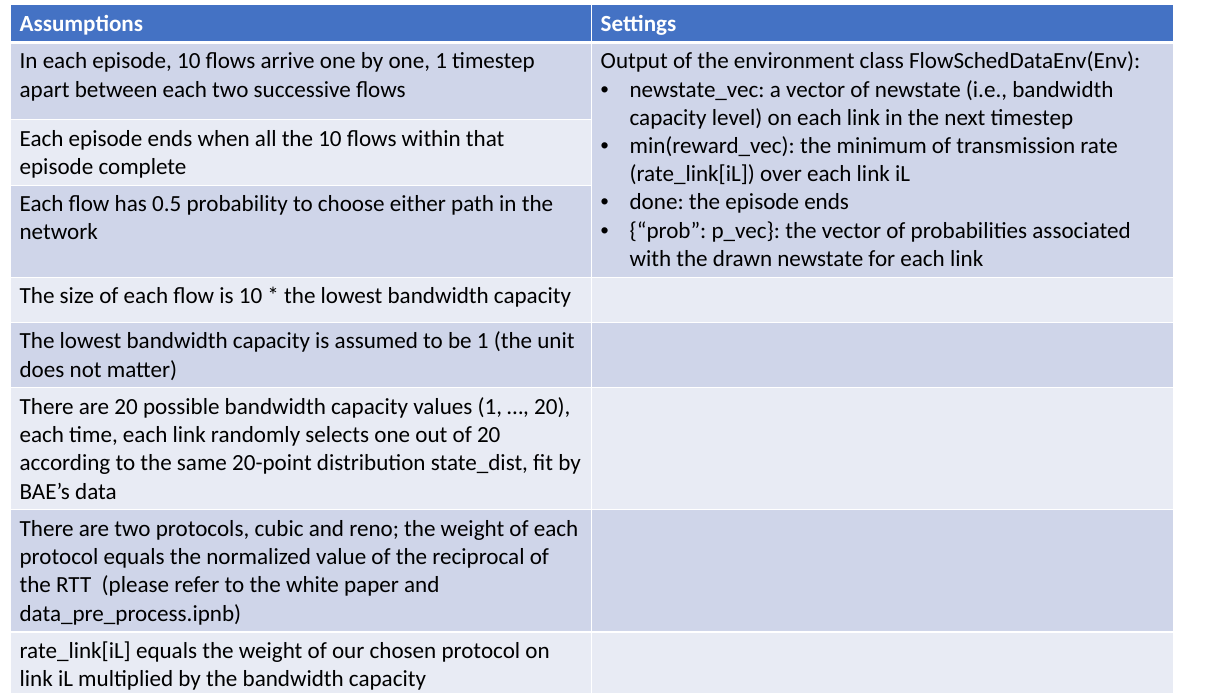
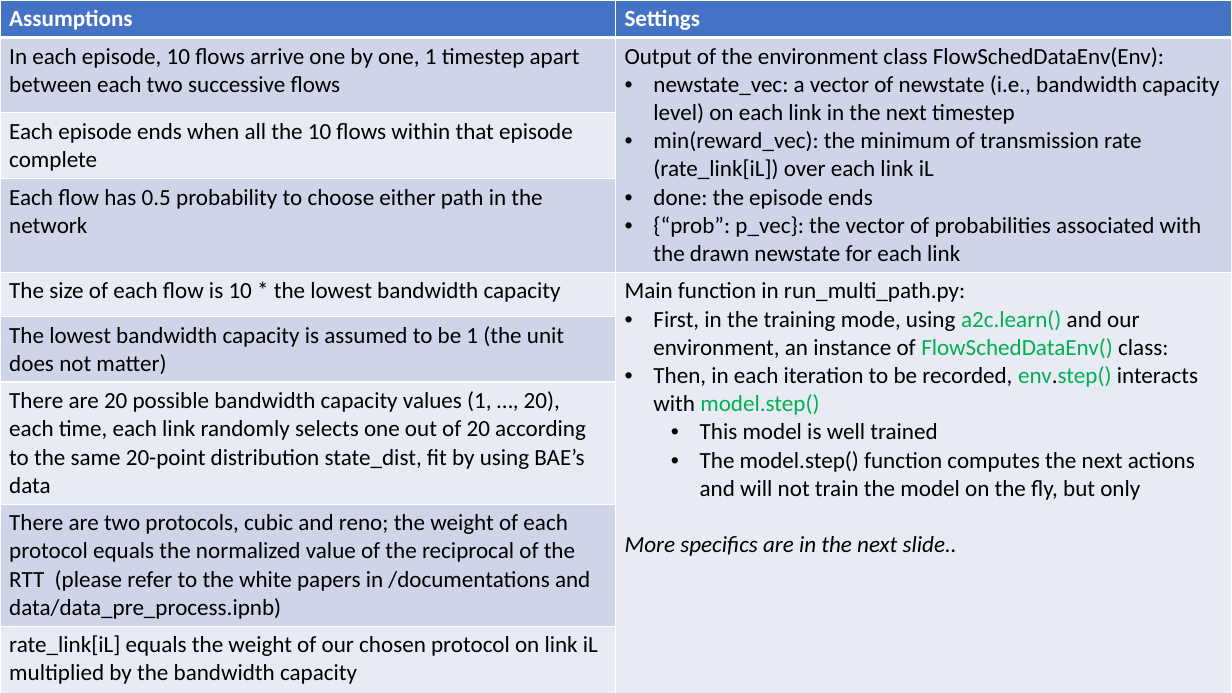
Before and after one commit to tj-kim/gym-flowsched, a slide deck: slide 1 of documentations/codeflow_asm.pptx. Drawn at 1232x693 pixels with LibreOffice and Linux fonts; fonts in the diff are those of the drawing. Boxes give left, top, right and bottom in pixels: in the first picture for what was removed or moved away, otherwise in the second. Text is boxed around its words. In the diff, an @@ line names an element or a change of style, - is before the commit and + after.

```diff
--- a/documentations/codeflow_asm.pptx
+++ b/documentations/codeflow_asm.pptx
@@ table at [0, 0, 1232, 691] @@
-row 5, column 2: 
+row 5, column 2: Main function in run_multi_path.py: / First, in the training mode, using a2c.learn() and our environment, an instance of FlowSchedDataEnv() class: / Then, in each iteration to be recorded, env.step() interacts with model.step() / This model is well trained / The model.step() function computes the next actions and will not train the model on the fly, but only / More specifics are in the next slide..
-row 7, column 1: There are 20 possible bandwidth capacity values (1, …, 20), each time, each link randomly selects one out of 20 according to the same 20-point distribution state_dist, fit by BAE’s data
+row 7, column 1: There are 20 possible bandwidth capacity values (1, …, 20), each time, each link randomly selects one out of 20 according to the same 20-point distribution state_dist, fit by using BAE’s data
-row 8, column 1: There are two protocols, cubic and reno; the weight of each protocol equals the normalized value of the reciprocal of the RTT (please refer to the white paper and data_pre_process.ipnb)
+row 8, column 1: There are two protocols, cubic and reno; the weight of each protocol equals the normalized value of the reciprocal of the RTT (please refer to the white papers in /documentations and data/data_pre_process.ipnb)
@@ table: place and size @@
-table at [10, 5, 1174, 693]
+table at [0, 0, 1232, 691]
```
Also in this commit, not shown: 1 slide added, 1 other file.
